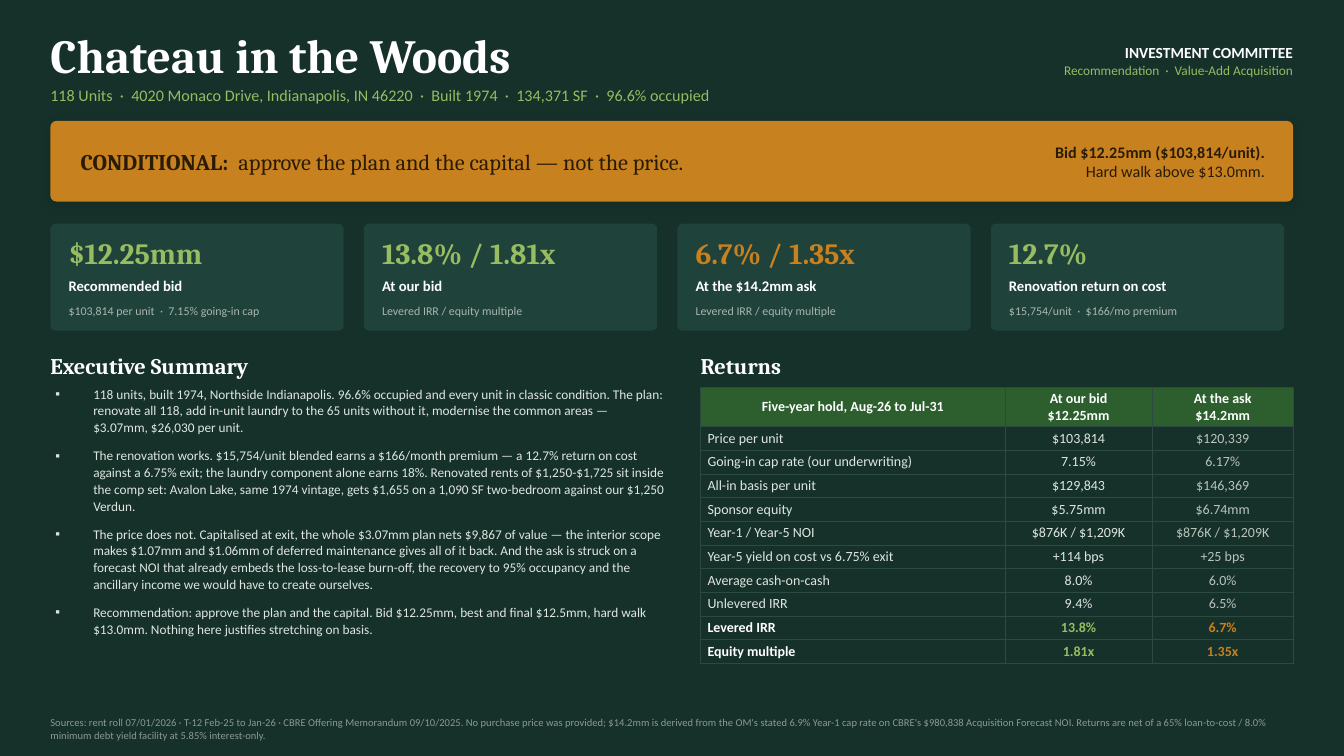
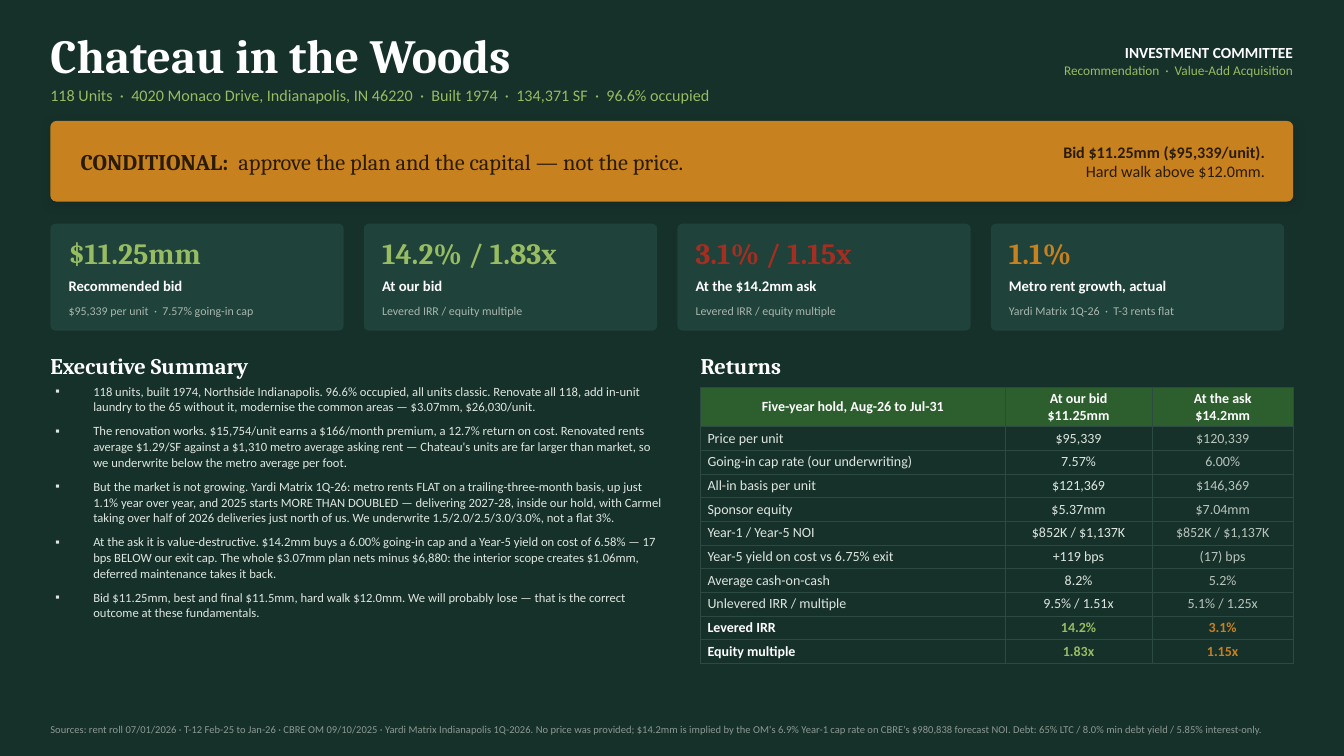
Before and after one commit to sandylaitpe-hub/tracking, a slide deck: slide 1 of chateau_in_the_woods/Chateau_in_the_Woods_IC_Presentation.pptx. Drawn at 1344x756 pixels with LibreOffice and Linux fonts; fonts in the diff are those of the drawing. Boxes give left, top, right and bottom in pixels: in the first picture for what was removed or moved away, otherwise in the second. Text is boxed around its words. In the diff, an @@ line names an element or a change of style, - is before the commit and + after.

```diff
--- a/chateau_in_the_woods/Chateau_in_the_Woods_IC_Presentation.pptx
+++ b/chateau_in_the_woods/Chateau_in_the_Woods_IC_Presentation.pptx
@@ text at box(1063, 146, 1265, 179): text changed @@
-Bid $12.25mm ($103,814/unit).
-Hard walk above $13.0mm.
+Bid $11.25mm ($95,339/unit).
+Hard walk above $12.0mm.
@@ text at box(69, 242, 201, 266): text changed @@
-$12.25mm
+$11.25mm
@@ text at box(382, 244, 557, 265): text changed @@
-13.8% / 1.81x
+14.2% / 1.83x
@@ text at box(696, 244, 851, 265): text changed; text colour #C8811F to #A32E22 @@
-6.7% / 1.35x
+3.1% / 1.15x
@@ text at box(1009, 244, 1071, 265): text changed; text colour #97BC62 to #C8811F @@
-12.7%
+1.1%
@@ text at box(1009, 280, 1166, 294): text changed @@
-Renovation return on cost
+Metro rent growth, actual
@@ text at box(69, 307, 253, 317): text changed @@
-$103,814 per unit · 7.15% going-in cap
+$95,339 per unit · 7.57% going-in cap
@@ text at box(1009, 307, 1174, 317): text changed @@
-$15,754/unit · $166/mo premium
+Yardi Matrix 1Q-26 · T-3 rents flat
@@ text at box(93, 387, 661, 617): text changed; size 9.5 to 9 pt @@
-▪ 118 units, built 1974, Northside Indianapolis. 96.6% occupied and every unit in classic condition. The plan: renovate all 118, add in-unit laundry to the 65 units without it, modernise the common areas — $3.07mm, $26,030 per unit.
-▪ The renovation works. $15,754/unit blended earns a $166/month premium — a 12.7% return on cost against a 6.75% exit; the laundry component alone earns 18%. Renovated rents of $1,250-$1,725 sit inside the comp set: Avalon Lake, same 1974 vintage, gets $1,655 on a 1,090 SF two-bedroom against our $1,250 Verdun.
-▪ The price does not. Capitalised at exit, the whole $3.07mm plan nets $9,867 of value — the interior scope makes $1.07mm and $1.06mm of deferred maintenance gives all of it back. And the ask is struck on a forecast NOI that already embeds the loss-to-lease burn-off, the recovery to 95% occupancy and the ancillary income we would have to create ourselves.
-▪ Recommendation: approve the plan and the capital. Bid $12.25mm, best and final $12.5mm, hard walk $13.0mm. Nothing here justifies stretching on basis.
+▪ 118 units, built 1974, Northside Indianapolis. 96.6% occupied, all units classic. Renovate all 118, add in-unit laundry to the 65 without it, modernise the common areas — $3.07mm, $26,030/unit.
+▪ The renovation works. $15,754/unit earns a $166/month premium, a 12.7% return on cost. Renovated rents average $1.29/SF against a $1,310 metro average asking rent — Chateau's units are far larger than market, so we underwrite below the metro average per foot.
+▪ But the market is not growing. Yardi Matrix 1Q-26: metro rents FLAT on a trailing-three-month basis, up just 1.1% year over year, and 2025 starts MORE THAN DOUBLED — delivering 2027-28, inside our hold, with Carmel taking over half of 2026 deliveries just north of us. We underwrite 1.5/2.0/2.5/3.0/3.0%, not a flat 3%.
+▪ At the ask it is value-destructive. $14.2mm buys a 6.00% going-in cap and a Year-5 yield on cost of 6.58% — 17 bps BELOW our exit cap. The whole $3.07mm plan nets minus $6,880: the interior scope creates $1.06mm, deferred maintenance takes it back.
+▪ Bid $11.25mm, best and final $11.5mm, hard walk $12.0mm. We will probably lose — that is the correct outcome at these fundamentals.
@@ table at box(701, 387, 1294, 663) @@
-row 1, column 2: At our bid / $12.25mm
+row 1, column 2: At our bid / $11.25mm
-row 2, column 2: $103,814
+row 2, column 2: $95,339
-row 3, column 2: 7.15%
+row 3, column 2: 7.57%
-row 3, column 3: 6.17%
+row 3, column 3: 6.00%
-row 4, column 2: $129,843
+row 4, column 2: $121,369
-row 5, column 2: $5.75mm
+row 5, column 2: $5.37mm
-row 5, column 3: $6.74mm
+row 5, column 3: $7.04mm
-row 6, column 2: $876K / $1,209K
+row 6, column 2: $852K / $1,137K
-row 6, column 3: $876K / $1,209K
+row 6, column 3: $852K / $1,137K
-row 7, column 2: +114 bps
+row 7, column 2: +119 bps
-row 7, column 3: +25 bps
+row 7, column 3: (17) bps
-row 8, column 2: 8.0%
+row 8, column 2: 8.2%
-row 8, column 3: 6.0%
+row 8, column 3: 5.2%
-row 9: Unlevered IRR | 9.4% | 6.5%
+row 9: Unlevered IRR / multiple | 9.5% / 1.51x | 5.1% / 1.25x
-row 10, column 2: 13.8%
+row 10, column 2: 14.2%
-row 10, column 3: 6.7%
+row 10, column 3: 3.1%
-row 11, column 2: 1.81x
+row 11, column 2: 1.83x
-row 11, column 3: 1.35x
+row 11, column 3: 1.15x
@@ text at box(50, 726, 1261, 735): text changed @@
-Sources: rent roll 07/01/2026 · T-12 Feb-25 to Jan-26 · CBRE Offering Memorandum 09/10/2025. No purchase price was provided; $14.2mm is derived from the OM's stated 6.9% Year-1 cap rate on CBRE's $980,838 Acquisition Forecast NOI. Returns are net of a 65% loan-to-cost / 8.0% minimum debt yield facility at 5.85% interest-only.
+Sources: rent roll 07/01/2026 · T-12 Feb-25 to Jan-26 · CBRE OM 09/10/2025 · Yardi Matrix Indianapolis 1Q-2026. No price was provided; $14.2mm is implied by the OM's 6.9% Year-1 cap rate on CBRE's $980,838 forecast NOI. Debt: 65% LTC / 8.0% min debt yield / 5.85% interest-only.
```
Also in this commit, not shown: 1 other slide changed, 7 other files.
